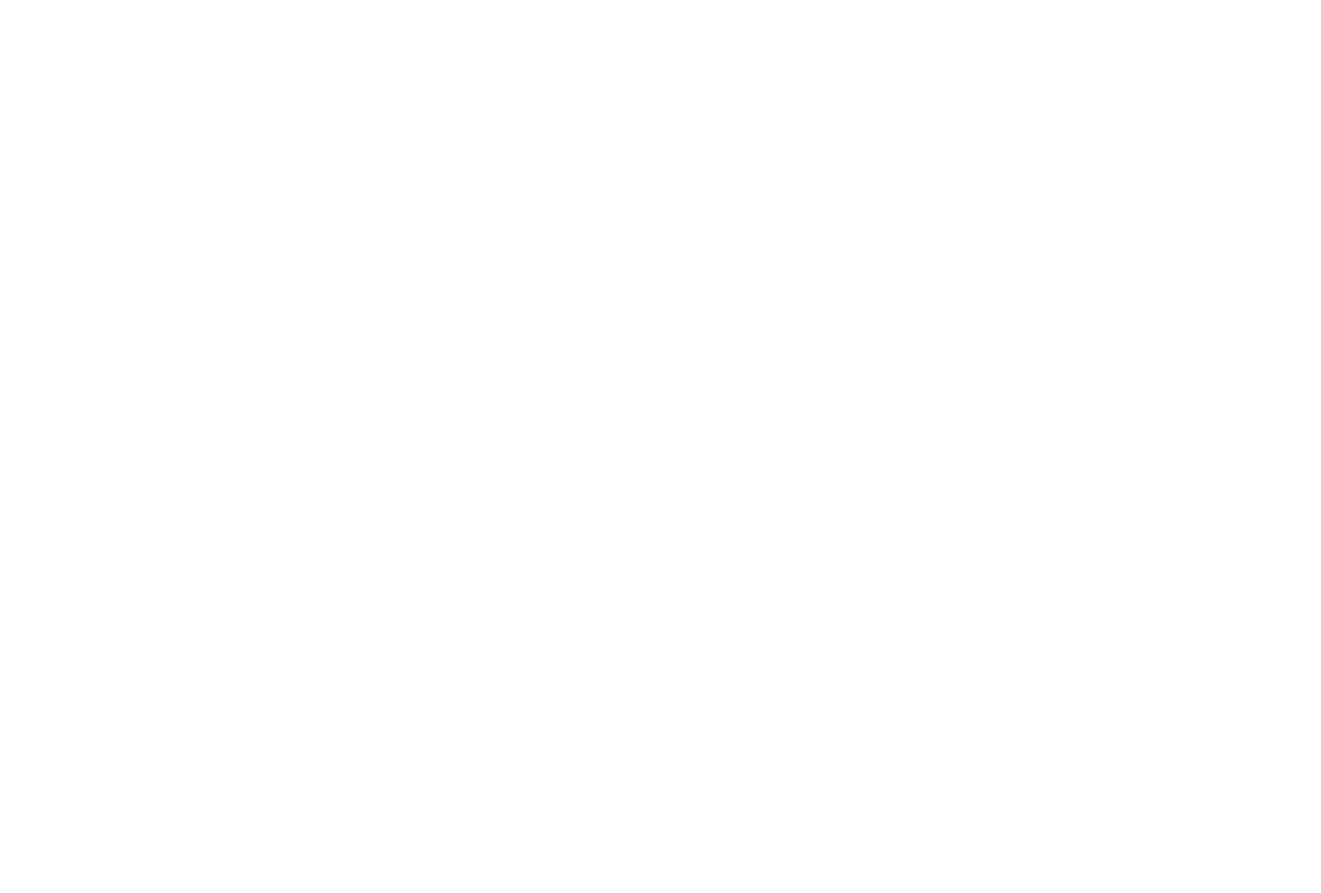
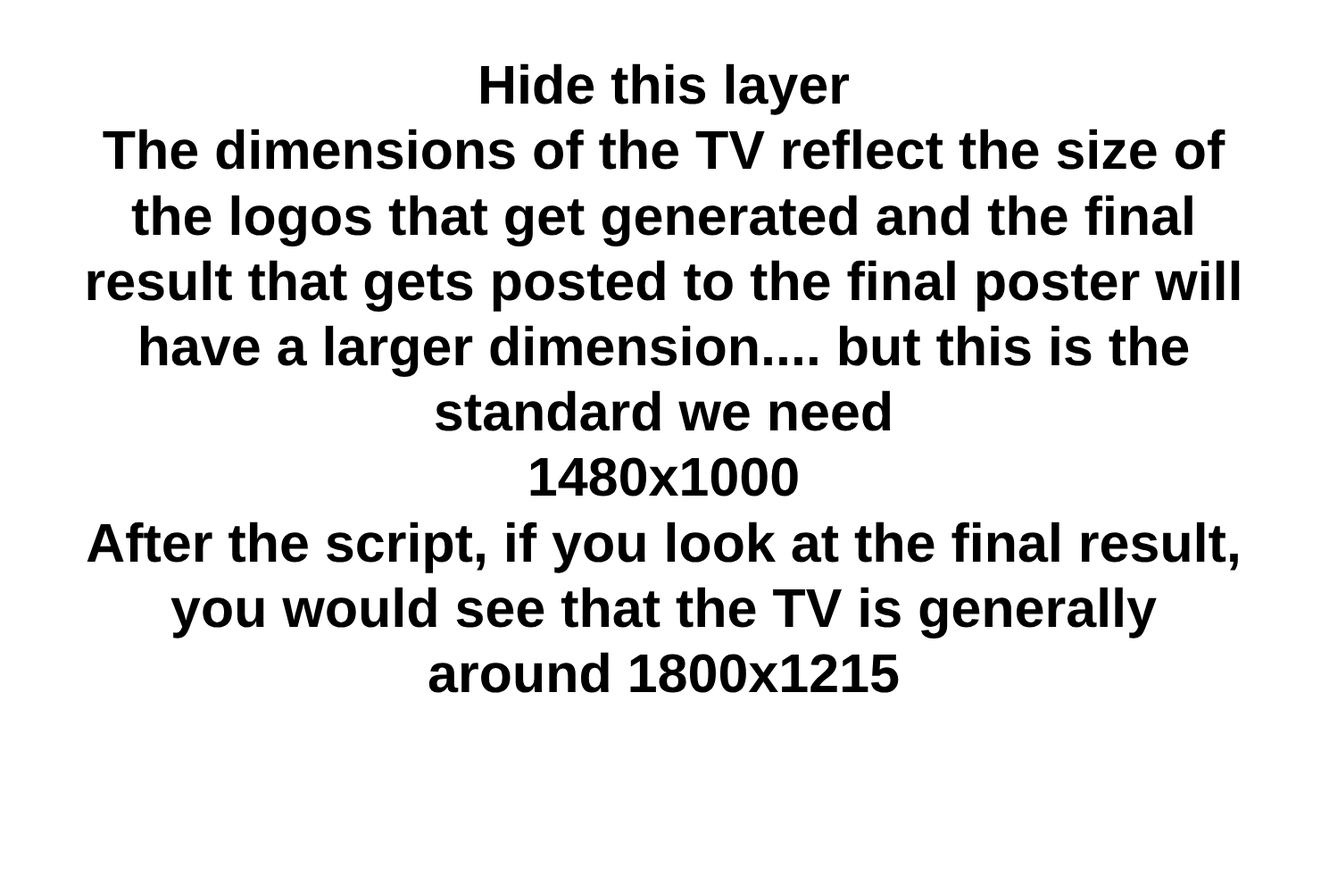
Revision of a layered 1321 × 893 image; what changed, layer by layer:
added layer "Hide this layer The dimensions o" above "pictogram from icons8.com" over [86, 63, 1240, 693]
added layer "pictogram from icons8.com" above "TV at 1480 x1000" over [86, 63, 1240, 693]
